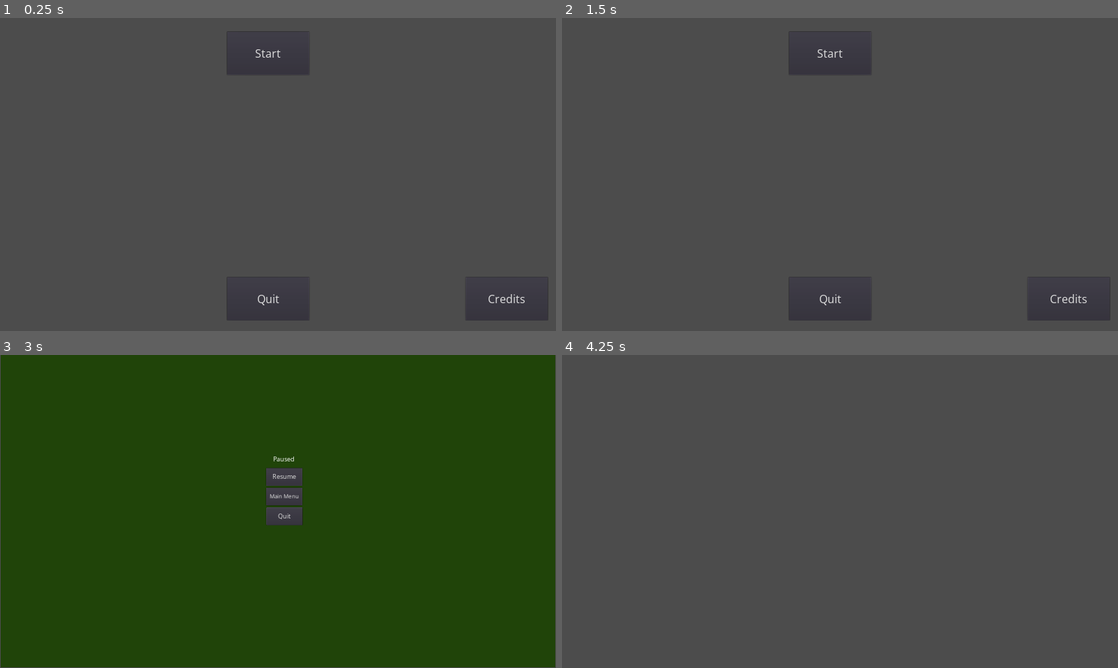
Above: before the commit, frames 1-4 (two rows, left to right).
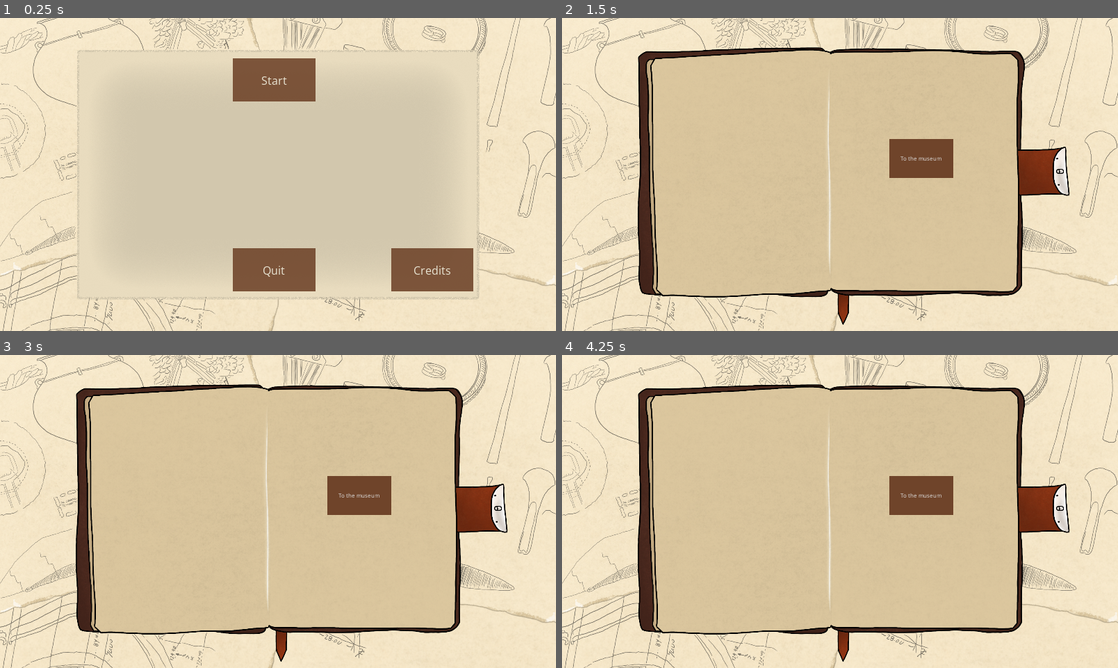
Above: after the commit, the same moments.

Repository: ImpeccableN/archeogame
Game: Godot game, scene res://MainMenu.tscn
Two runs of this game, one before a commit and one after it. Both use one fixed random seed, a clock stepped at 60 frames per second and the inputs below. Video files are missing from this copy of the repository; at most half a second of black plays in their place. Sound files missing from this copy of the repository are replaced by a short silence.
Inputs (mouse positions are in pixels of both pictures, inside the frame that each line leads up to):
- Up to frame 1 (0.25 s): no input
- Up to frame 2 (1.5 s): click "Start" at 0.5 s; click (845, 158) at 1.25 s, where only the run before the commit has a clickable "Main Menu"
- Up to frame 3 (3 s): click (361, 495) at 2 s, where only the run after the commit has a clickable "To the museum"; click (266, 389) at 2.75 s, where only the run before the commit has a clickable "Start"
- Up to frame 4 (4.25 s): click (845, 477) at 3.5 s, where only the run before the commit has a clickable "Resume"

The runs differ from the first frame. In frame 1, 100% of the frame differs, in the area x 0-100%, y 0-100%; in frame 2, 100%; in frame 3, 100%; in frame 4, 100%.

Commit message:
Main menu, diary, team selection
Added graphics to the UI, created a first rough team selection section.

Diff:
--- /dev/null
+++ b/HeuneburgGameUI/Level/AdventureButton.gd
@@ -0,0 +1,9 @@
+extends Button
+
+
+func _physics_process(delta):
+	if Input.is_action_just_pressed("accept"):
+		hide()
+
+func _on_Button_pressed():
+	get_tree().change_scene("res://Level/TeamSelection.tscn")
--- /dev/null
+++ b/HeuneburgGameUI/Level/Button2.gd
@@ -0,0 +1,10 @@
+extends Button
+
+
+func _ready():
+	hide()
+
+
+func _physics_process(delta):
+	if Input.is_action_just_pressed("accept"):
+		show()
--- a/HeuneburgGameUI/Level/Level0.tscn
+++ b/HeuneburgGameUI/Level/Level0.tscn
@@ -1,7 +1,28 @@
-[gd_scene load_steps=7 format=2]
+[gd_scene load_steps=25 format=2]
 
 [ext_resource path="res://OpenSans-VariableFont_wdth,wght.ttf" type="DynamicFontData" id=1]
 [ext_resource path="res://Level/PauseMenu.gd" type="Script" id=2]
+[ext_resource path="res://graphics/Tagebuch_mit_bg.png" type="Texture" id=3]
+[ext_resource path="res://video/tb_blaettern_spedUp.ogv" type="VideoStream" id=4]
+[ext_resource path="res://Level/TgAnimation.gd" type="Script" id=5]
+[ext_resource path="res://sound effects/pageturn.mp3" type="AudioStream" id=6]
+[ext_resource path="res://Level/TgStatic.gd" type="Script" id=7]
+[ext_resource path="res://Level/AdventureButton.gd" type="Script" id=8]
+[ext_resource path="res://Level/Button2.gd" type="Script" id=9]
+
+[sub_resource type="DynamicFont" id=12]
+size = 20
+font_data = ExtResource( 1 )
+
+[sub_resource type="StyleBoxFlat" id=13]
+bg_color = Color( 0.439216, 0.270588, 0.168627, 1 )
+
+[sub_resource type="DynamicFont" id=14]
+size = 20
+font_data = ExtResource( 1 )
+
+[sub_resource type="StyleBoxFlat" id=15]
+bg_color = Color( 0.439216, 0.270588, 0.168627, 1 )
 
 [sub_resource type="DynamicFont" id=1]
 size = 22
@@ -11,60 +32,128 @@
 size = 22
 font_data = ExtResource( 1 )
 
+[sub_resource type="StyleBoxFlat" id=5]
+bg_color = Color( 0.439216, 0.270588, 0.168627, 0.917647 )
+
+[sub_resource type="StyleBoxFlat" id=6]
+bg_color = Color( 0.439216, 0.270588, 0.168627, 1 )
+
+[sub_resource type="StyleBoxFlat" id=7]
+bg_color = Color( 0.439216, 0.270588, 0.168627, 1 )
+
 [sub_resource type="DynamicFont" id=3]
 size = 21
 font_data = ExtResource( 1 )
+
+[sub_resource type="StyleBoxFlat" id=10]
+bg_color = Color( 0.439216, 0.270588, 0.168627, 0.917647 )
+
+[sub_resource type="StyleBoxFlat" id=8]
+bg_color = Color( 0.439216, 0.270588, 0.168627, 1 )
 
 [sub_resource type="DynamicFont" id=4]
 size = 22
 font_data = ExtResource( 1 )
 
+[sub_resource type="StyleBoxFlat" id=11]
+bg_color = Color( 0.439216, 0.270588, 0.168627, 0.917647 )
+
+[sub_resource type="StyleBoxFlat" id=9]
+bg_color = Color( 0.439216, 0.270588, 0.168627, 1 )
+
 [node name="Level0" type="Node2D"]
+
+[node name="TgFlip" type="VideoPlayer" parent="."]
+margin_right = 1917.0
+margin_bottom = 1079.0
+stream = ExtResource( 4 )
+script = ExtResource( 5 )
+
+[node name="SoundFlip" type="AudioStreamPlayer2D" parent="TgFlip"]
+stream = ExtResource( 6 )
+volume_db = 0.92
+
+[node name="TgStatic" type="TextureRect" parent="TgFlip"]
+margin_right = 1912.0
+margin_bottom = 1075.0
+texture = ExtResource( 3 )
+script = ExtResource( 7 )
+
+[node name="Button" type="Button" parent="TgFlip/TgStatic"]
+margin_left = 1132.0
+margin_top = 416.0
+margin_right = 1354.0
+margin_bottom = 551.0
+custom_fonts/font = SubResource( 12 )
+custom_styles/normal = SubResource( 13 )
+text = "Into the adventure"
+script = ExtResource( 8 )
+
+[node name="Button2" type="Button" parent="TgFlip/TgStatic"]
+margin_left = 1130.0
+margin_top = 417.0
+margin_right = 1352.0
+margin_bottom = 552.0
+custom_fonts/font = SubResource( 14 )
+custom_styles/normal = SubResource( 15 )
+text = "To the museum"
+script = ExtResource( 9 )
 
 [node name="PauseMenu" type="Control" parent="."]
 pause_mode = 2
+visible = false
 margin_right = 1916.0
 margin_bottom = 1080.0
 script = ExtResource( 2 )
 
-[node name="Background" type="ColorRect" parent="PauseMenu"]
-margin_left = 2.0
-margin_right = 1917.0
-margin_bottom = 1078.0
-color = Color( 0.129412, 0.270588, 0.0392157, 1 )
+[node name="TextureRect" type="TextureRect" parent="PauseMenu"]
+visible = false
+margin_right = 1913.0
+margin_bottom = 1076.0
+texture = ExtResource( 3 )
 
-[node name="Label" type="Label" parent="PauseMenu/Background"]
-margin_left = 941.0
-margin_top = 344.0
-margin_right = 1020.0
-margin_bottom = 388.0
+[node name="Label" type="Label" parent="PauseMenu/TextureRect"]
+margin_left = 1111.0
+margin_top = 166.0
+margin_right = 1313.0
+margin_bottom = 284.0
 custom_fonts/font = SubResource( 1 )
 text = "Paused"
 
 [node name="Resume" type="Button" parent="PauseMenu"]
-margin_left = 919.0
-margin_top = 390.0
-margin_right = 1044.0
-margin_bottom = 451.0
+margin_left = 1091.0
+margin_top = 262.0
+margin_right = 1216.0
+margin_bottom = 323.0
 custom_fonts/font = SubResource( 2 )
+custom_styles/hover = SubResource( 5 )
+custom_styles/pressed = SubResource( 6 )
+custom_styles/normal = SubResource( 7 )
 text = "Resume"
 
 [node name="Main Menu" type="Button" parent="PauseMenu"]
-margin_left = 919.0
-margin_top = 458.0
-margin_right = 1044.0
-margin_bottom = 519.0
+margin_left = 1091.0
+margin_top = 337.0
+margin_right = 1216.0
+margin_bottom = 398.0
 custom_fonts/font = SubResource( 3 )
+custom_styles/hover = SubResource( 10 )
+custom_styles/normal = SubResource( 8 )
 text = "Main Menu"
 
 [node name="Quit" type="Button" parent="PauseMenu"]
-margin_left = 920.0
-margin_top = 526.0
-margin_right = 1045.0
-margin_bottom = 587.0
+margin_left = 1091.0
+margin_top = 415.0
+margin_right = 1216.0
+margin_bottom = 476.0
 custom_fonts/font = SubResource( 4 )
+custom_styles/hover = SubResource( 11 )
+custom_styles/normal = SubResource( 9 )
 text = "Quit"
 
+[connection signal="finished" from="TgFlip" to="TgFlip" method="_on_TgFlip_finished"]
+[connection signal="finished" from="TgFlip/SoundFlip" to="TgFlip" method="_on_SoundFlip_finished"]
+[connection signal="pressed" from="TgFlip/TgStatic/Button" to="TgFlip/TgStatic/Button" method="_on_Button_pressed"]
 [connection signal="pressed" from="PauseMenu/Resume" to="PauseMenu" method="_on_Resume_pressed"]
 [connection signal="pressed" from="PauseMenu/Main Menu" to="PauseMenu" method="_on_Main_Menu_pressed"]
 [connection signal="pressed" from="PauseMenu/Quit" to="PauseMenu" method="_on_Quit_pressed"]
--- a/HeuneburgGameUI/Level/PauseMenu.gd
+++ b/HeuneburgGameUI/Level/PauseMenu.gd
@@ -1,6 +1,9 @@
 extends Control
 
 var is_paused = false setget set_is_paused
+
+func _ready():
+	hide()
 
 func _unhandled_input(event):
 	if event.is_action_pressed("Pause"):
--- /dev/null
+++ b/HeuneburgGameUI/Level/Team 1.gd
@@ -0,0 +1,4 @@
+extends Button
+
+func _on_Team_1_pressed():
+	get_tree().change_scene("res://Level/TeamSelectionMessage.tscn")
--- /dev/null
+++ b/HeuneburgGameUI/Level/Team 2.gd
@@ -0,0 +1,4 @@
+extends Button
+
+func _on_Team_2_pressed():
+	get_tree().change_scene("res://Level/TeamSelectionMessage.tscn")
--- /dev/null
+++ b/HeuneburgGameUI/Level/Team 3.gd
@@ -0,0 +1,4 @@
+extends Button
+
+func _on_Team_3_pressed():
+	get_tree().change_scene("res://Level/TeamSelectionMessage.tscn")
--- /dev/null
+++ b/HeuneburgGameUI/Level/TeamSelection.tscn
@@ -0,0 +1,169 @@
+[gd_scene load_steps=26 format=2]
+
+[ext_resource path="res://OpenSans-VariableFont_wdth,wght.ttf" type="DynamicFontData" id=1]
+[ext_resource path="res://graphics/char4.png" type="Texture" id=2]
+[ext_resource path="res://graphics/char3.png" type="Texture" id=3]
+[ext_resource path="res://graphics/char2.png" type="Texture" id=4]
+[ext_resource path="res://graphics/char5.png" type="Texture" id=5]
+[ext_resource path="res://graphics/char7.png" type="Texture" id=6]
+[ext_resource path="res://graphics/char6.png" type="Texture" id=7]
+[ext_resource path="res://graphics/char8.png" type="Texture" id=8]
+[ext_resource path="res://graphics/char1.png" type="Texture" id=9]
+[ext_resource path="res://Level/Team 1.gd" type="Script" id=10]
+[ext_resource path="res://Level/Team 2.gd" type="Script" id=11]
+[ext_resource path="res://Level/Team 3.gd" type="Script" id=12]
+
+[sub_resource type="DynamicFont" id=1]
+size = 25
+font_data = ExtResource( 1 )
+
+[sub_resource type="StyleBoxFlat" id=5]
+bg_color = Color( 0.878431, 0.898039, 0.784314, 1 )
+
+[sub_resource type="StyleBoxFlat" id=11]
+bg_color = Color( 0.878431, 0.898039, 0.784314, 1 )
+
+[sub_resource type="StyleBoxFlat" id=2]
+bg_color = Color( 0.792157, 0.823529, 0.662745, 1 )
+
+[sub_resource type="DynamicFont" id=8]
+size = 20
+font_data = ExtResource( 1 )
+
+[sub_resource type="StyleBoxFlat" id=6]
+bg_color = Color( 0.878431, 0.898039, 0.784314, 1 )
+
+[sub_resource type="StyleBoxFlat" id=12]
+bg_color = Color( 0.878431, 0.898039, 0.784314, 1 )
+
+[sub_resource type="StyleBoxFlat" id=3]
+bg_color = Color( 0.792157, 0.823529, 0.662745, 1 )
+
+[sub_resource type="DynamicFont" id=9]
+size = 20
+font_data = ExtResource( 1 )
+
+[sub_resource type="StyleBoxFlat" id=7]
+bg_color = Color( 0.878431, 0.898039, 0.784314, 1 )
+
+[sub_resource type="StyleBoxFlat" id=13]
+bg_color = Color( 0.878431, 0.898039, 0.784314, 1 )
+
+[sub_resource type="StyleBoxFlat" id=4]
+bg_color = Color( 0.792157, 0.823529, 0.662745, 1 )
+
+[sub_resource type="DynamicFont" id=10]
+size = 20
+font_data = ExtResource( 1 )
+
+[node name="TeamSelection" type="Node2D"]
+
+[node name="Label" type="Label" parent="."]
+margin_left = 569.0
+margin_top = 11.0
+margin_right = 1299.0
+margin_bottom = 124.0
+custom_fonts/font = SubResource( 1 )
+text = "                                   Pick your team!
+               Who is going to accompany your project?"
+
+[node name="Team 1" type="Button" parent="."]
+margin_left = 40.0
+margin_top = 245.0
+margin_right = 552.0
+margin_bottom = 916.0
+custom_styles/hover = SubResource( 5 )
+custom_styles/pressed = SubResource( 11 )
+custom_styles/normal = SubResource( 2 )
+script = ExtResource( 10 )
+
+[node name="Label" type="Label" parent="Team 1"]
+margin_left = 71.0
+margin_top = 4.0
+margin_right = 427.0
+margin_bottom = 101.0
+custom_fonts/font = SubResource( 8 )
+text = "Team 1"
+align = 1
+
+[node name="Team 2" type="Button" parent="."]
+margin_left = 675.0
+margin_top = 245.0
+margin_right = 1187.0
+margin_bottom = 916.0
+rect_pivot_offset = Vector2( 934, 165 )
+custom_styles/hover = SubResource( 6 )
+custom_styles/pressed = SubResource( 12 )
+custom_styles/normal = SubResource( 3 )
+script = ExtResource( 11 )
+
+[node name="Label" type="Label" parent="Team 2"]
+margin_left = 71.0
+margin_top = 4.0
+margin_right = 427.0
+margin_bottom = 101.0
+custom_fonts/font = SubResource( 9 )
+text = "Team 2"
+align = 1
+
+[node name="Team 3" type="Button" parent="."]
+margin_left = 1349.0
+margin_top = 249.0
+margin_right = 1861.0
+margin_bottom = 920.0
+custom_styles/hover = SubResource( 7 )
+custom_styles/pressed = SubResource( 13 )
+custom_styles/normal = SubResource( 4 )
+script = ExtResource( 12 )
+
+[node name="Label" type="Label" parent="Team 3"]
+margin_left = 71.0
+margin_right = 427.0
+margin_bottom = 97.0
+custom_fonts/font = SubResource( 10 )
+text = "Team 3"
+align = 1
+
+[node name="Char1" type="Sprite" parent="."]
+position = Vector2( 162, 444 )
+scale = Vector2( 0.166, 0.166 )
+texture = ExtResource( 9 )
+
+[node name="Char3" type="Sprite" parent="."]
+position = Vector2( 796, 428 )
+scale = Vector2( 0.166016, 0.166016 )
+texture = ExtResource( 3 )
+
+[node name="Char4" type="Sprite" parent="."]
+position = Vector2( 1036, 426 )
+scale = Vector2( 0.166016, 0.166016 )
+texture = ExtResource( 2 )
+
+[node name="Char5" type="Sprite" parent="."]
+position = Vector2( 1737, 429 )
+scale = Vector2( 0.166016, 0.166016 )
+texture = ExtResource( 5 )
+
+[node name="Char2" type="Sprite" parent="."]
+position = Vector2( 420, 445 )
+scale = Vector2( 0.166016, 0.166016 )
+texture = ExtResource( 4 )
+
+[node name="Char7" type="Sprite" parent="."]
+position = Vector2( 277, 734 )
+scale = Vector2( 0.166, 0.166 )
+texture = ExtResource( 6 )
+
+[node name="Char6" type="Sprite" parent="."]
+position = Vector2( 1482, 421 )
+scale = Vector2( 0.166, 0.166 )
+texture = ExtResource( 7 )
+
+[node name="Char8" type="Sprite" parent="."]
+position = Vector2( 910, 746 )
+scale = Vector2( 0.166, 0.166 )
+texture = ExtResource( 8 )
+
+[connection signal="pressed" from="Team 1" to="Team 1" method="_on_Team_1_pressed"]
+[connection signal="pressed" from="Team 2" to="Team 2" method="_on_Team_2_pressed"]
+[connection signal="pressed" from="Team 3" to="Team 3" method="_on_Team_3_pressed"]
--- /dev/null
+++ b/HeuneburgGameUI/Level/TeamSelectionMessage.tscn
@@ -0,0 +1,58 @@
+[gd_scene load_steps=9 format=2]
+
+[ext_resource path="res://OpenSans-VariableFont_wdth,wght.ttf" type="DynamicFontData" id=1]
+[ext_resource path="res://Level/decline.gd" type="Script" id=2]
+[ext_resource path="res://Level/confirm.gd" type="Script" id=3]
+
+[sub_resource type="DynamicFont" id=1]
+size = 35
+font_data = ExtResource( 1 )
+
+[sub_resource type="DynamicFont" id=2]
+size = 30
+font_data = ExtResource( 1 )
+
+[sub_resource type="StyleBoxFlat" id=4]
+bg_color = Color( 1, 1, 1, 1 )
+
+[sub_resource type="DynamicFont" id=3]
+size = 24
+font_data = ExtResource( 1 )
+
+[sub_resource type="StyleBoxFlat" id=5]
+bg_color = Color( 1, 1, 1, 1 )
+
+[node name="TeamSelectionMessage" type="Node2D"]
+
+[node name="Label" type="Label" parent="."]
+margin_left = 412.0
+margin_top = 378.0
+margin_right = 1458.0
+margin_bottom = 658.0
+custom_fonts/font = SubResource( 1 )
+text = "Are you sure?"
+align = 1
+
+[node name="confirm" type="Button" parent="Label"]
+margin_left = 175.0
+margin_top = 111.0
+margin_right = 453.0
+margin_bottom = 249.0
+custom_colors/font_color = Color( 0, 0, 0, 1 )
+custom_fonts/font = SubResource( 2 )
+custom_styles/normal = SubResource( 4 )
+text = "Yeah!"
+script = ExtResource( 3 )
+
+[node name="decline" type="Button" parent="Label"]
+margin_left = 579.0
+margin_top = 111.0
+margin_right = 857.0
+margin_bottom = 249.0
+custom_colors/font_color = Color( 0, 0, 0, 1 )
+custom_fonts/font = SubResource( 3 )
+custom_styles/normal = SubResource( 5 )
+text = "On second thought...."
+script = ExtResource( 2 )
+
+[connection signal="pressed" from="Label/decline" to="Label/decline" method="_on_decline_pressed"]
--- /dev/null
+++ b/HeuneburgGameUI/Level/TgAnimation.gd
@@ -0,0 +1,11 @@
+extends VideoPlayer
+
+
+func _physics_process(delta):
+	if Input.is_action_just_pressed("accept"):
+		play()
+		$SoundFlip.play()
+
+
+func _on_TgFlip_finished():
+	$TgStatic.show()
--- /dev/null
+++ b/HeuneburgGameUI/Level/TgStatic.gd
@@ -0,0 +1,6 @@
+extends TextureRect
+
+
+func _physics_process(delta):
+	if Input.is_action_just_pressed("accept"):
+		hide()
--- /dev/null
+++ b/HeuneburgGameUI/Level/confirm.gd
@@ -0,0 +1 @@
+extends Button
--- /dev/null
+++ b/HeuneburgGameUI/Level/decline.gd
@@ -0,0 +1,5 @@
+extends Button
+
+
+func _on_decline_pressed():
+	get_tree().change_scene("res://Level/TeamSelection.tscn")
--- a/HeuneburgGameUI/MainMenu.tscn
+++ b/HeuneburgGameUI/MainMenu.tscn
@@ -1,47 +1,95 @@
-[gd_scene load_steps=6 format=2]
+[gd_scene load_steps=16 format=2]
 
 [ext_resource path="res://OpenSans-VariableFont_wdth,wght.ttf" type="DynamicFontData" id=1]
 [ext_resource path="res://MainMenu.gd" type="Script" id=2]
+[ext_resource path="res://graphics/UI_bg.png" type="Texture" id=3]
 
 [sub_resource type="DynamicFont" id=1]
 size = 40
 font_data = ExtResource( 1 )
 
+[sub_resource type="StyleBoxFlat" id=7]
+bg_color = Color( 0.439216, 0.270588, 0.168627, 0.917647 )
+
+[sub_resource type="StyleBoxFlat" id=8]
+bg_color = Color( 0.439216, 0.270588, 0.168627, 1 )
+
+[sub_resource type="StyleBoxFlat" id=4]
+bg_color = Color( 0.439216, 0.270588, 0.168627, 1 )
+
 [sub_resource type="DynamicFont" id=2]
 size = 40
 font_data = ExtResource( 1 )
 
+[sub_resource type="StyleBoxFlat" id=9]
+bg_color = Color( 0.439216, 0.270588, 0.168627, 0.917647 )
+
+[sub_resource type="StyleBoxFlat" id=10]
+bg_color = Color( 0.439216, 0.270588, 0.168627, 1 )
+
+[sub_resource type="StyleBoxFlat" id=5]
+bg_color = Color( 0.439216, 0.270588, 0.168627, 1 )
+
 [sub_resource type="DynamicFont" id=3]
 size = 40
 font_data = ExtResource( 1 )
+
+[sub_resource type="StyleBoxFlat" id=11]
+bg_color = Color( 0.439216, 0.270588, 0.168627, 0.917647 )
+
+[sub_resource type="StyleBoxFlat" id=12]
+bg_color = Color( 0.439216, 0.270588, 0.168627, 1 )
+
+[sub_resource type="StyleBoxFlat" id=6]
+bg_color = Color( 0.439216, 0.270588, 0.168627, 1 )
 
 [node name="MainMenu" type="Control"]
 anchor_right = 1.0
 anchor_bottom = 1.0
 script = ExtResource( 2 )
 
+[node name="TextureRect" type="TextureRect" parent="."]
+margin_right = 1917.0
+margin_bottom = 1076.0
+texture = ExtResource( 3 )
+
 [node name="Start" type="Button" parent="."]
-margin_left = 784.0
-margin_top = 47.0
-margin_right = 1068.0
-margin_bottom = 196.0
+modulate = Color( 1, 1, 1, 0.894118 )
+margin_left = 805.0
+margin_top = 140.0
+margin_right = 1089.0
+margin_bottom = 289.0
+custom_colors/font_color = Color( 0.960784, 0.960784, 0.898039, 1 )
 custom_fonts/font = SubResource( 1 )
+custom_styles/hover = SubResource( 7 )
+custom_styles/pressed = SubResource( 8 )
+custom_styles/normal = SubResource( 4 )
 text = "Start"
 
 [node name="Quit" type="Button" parent="."]
-margin_left = 784.0
-margin_top = 894.0
-margin_right = 1068.0
-margin_bottom = 1043.0
+modulate = Color( 1, 1, 1, 0.894118 )
+margin_left = 805.0
+margin_top = 795.0
+margin_right = 1089.0
+margin_bottom = 944.0
+custom_colors/font_color = Color( 0.960784, 0.960784, 0.898039, 1 )
 custom_fonts/font = SubResource( 2 )
+custom_styles/hover = SubResource( 9 )
+custom_styles/pressed = SubResource( 10 )
+custom_styles/normal = SubResource( 5 )
 text = "Quit"
 
 [node name="Credits" type="Button" parent="."]
-margin_left = 1608.0
-margin_top = 894.0
-margin_right = 1892.0
-margin_bottom = 1043.0
+self_modulate = Color( 1, 1, 1, 0.894118 )
+margin_left = 1351.0
+margin_top = 795.0
+margin_right = 1635.0
+margin_bottom = 944.0
+custom_colors/font_color = Color( 0.960784, 0.960784, 0.898039, 1 )
 custom_fonts/font = SubResource( 3 )
+custom_styles/hover = SubResource( 11 )
+custom_styles/pressed = SubResource( 12 )
+custom_styles/normal = SubResource( 6 )
 text = "Credits"
 
 [node name="Camera2D" type="Camera2D" parent="."]
--- a/HeuneburgGameUI/project.godot
+++ b/HeuneburgGameUI/project.godot
@@ -32,6 +32,11 @@
 "events": [ Object(InputEventKey,"resource_local_to_scene":false,"resource_name":"","device":0,"alt":false,"shift":false,"control":false,"meta":false,"command":false,"pressed":false,"scancode":0,"physical_scancode":16777217,"unicode":0,"echo":false,"script":null)
  ]
 }
+accept={
+"deadzone": 0.5,
+"events": [ Object(InputEventMouseButton,"resource_local_to_scene":false,"resource_name":"","device":0,"alt":false,"shift":false,"control":false,"meta":false,"command":false,"button_mask":0,"position":Vector2( 0, 0 ),"global_position":Vector2( 0, 0 ),"factor":1.0,"button_index":1,"pressed":false,"doubleclick":false,"script":null)
+ ]
+}
 
 [physics]
 
Binary file added: HeuneburgGameUI/graphics/Tagebuch_mit_bg.png
Not shown, added: HeuneburgGameUI/graphics/Tagebuch_mit_bg.png.import
Binary file added: HeuneburgGameUI/graphics/UI_bg.png
Not shown, added: HeuneburgGameUI/graphics/UI_bg.png.import
Binary file added: HeuneburgGameUI/graphics/char1.png
Not shown, added: HeuneburgGameUI/graphics/char1.png.import
Binary file added: HeuneburgGameUI/graphics/char2.png
Not shown, added: HeuneburgGameUI/graphics/char2.png.import
Binary file added: HeuneburgGameUI/graphics/char3.png
Not shown, added: HeuneburgGameUI/graphics/char3.png.import
Binary file added: HeuneburgGameUI/graphics/char4.png
Not shown, added: HeuneburgGameUI/graphics/char4.png.import
(and 13 more such lines)
